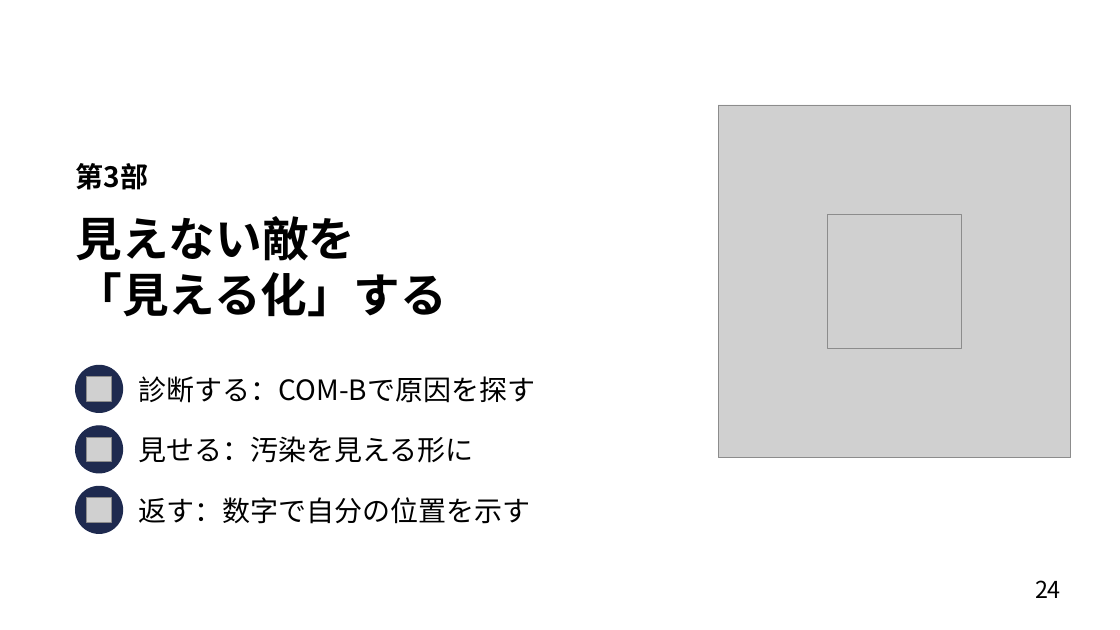
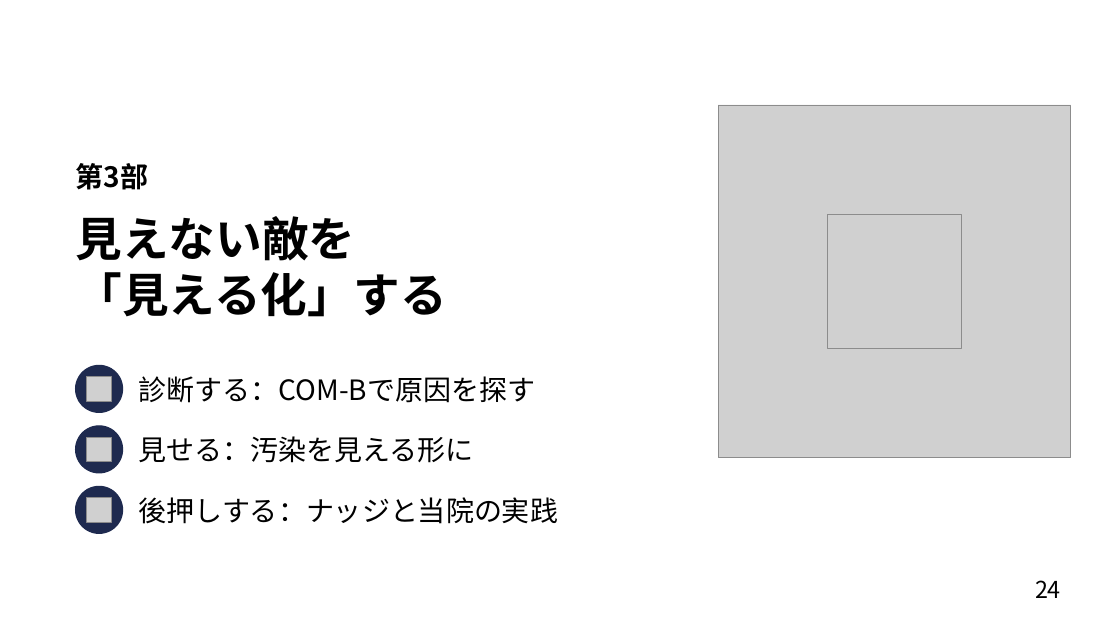
Before and after one commit to nsuzuki88-bit/my-web, a slide deck: slide 24 of lectures/behavioral-science-invisible-enemy/行動科学は感染対策の見えない敵を可視化する.pptx. Drawn at 1120x630 pixels with LibreOffice and Linux fonts; fonts in the diff are those of the drawing; grey boxes stand for pictures. Boxes give left, top, right and bottom in pixels: in the first picture for what was removed or moved away, otherwise in the second. Text is boxed around its words. In the diff, an @@ line names an element or a change of style, - is before the commit and + after.

```diff
--- a/lectures/behavioral-science-invisible-enemy/行動科学は感染対策の見えない敵を可視化する.pptx
+++ b/lectures/behavioral-science-invisible-enemy/行動科学は感染対策の見えない敵を可視化する.pptx
@@ text at (139, 497, 558, 524): text changed @@
-返す：数字で自分の位置を示す
+後押しする：ナッジと当院の実践
```
Also in this commit, not shown: 3 other slides changed, 1 slide removed, 6 other files.
